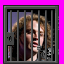
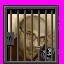
Layered file, before and after one edit (64×64). Changes by layer:
painted on "Person" over (8, 12, 55, 61)
